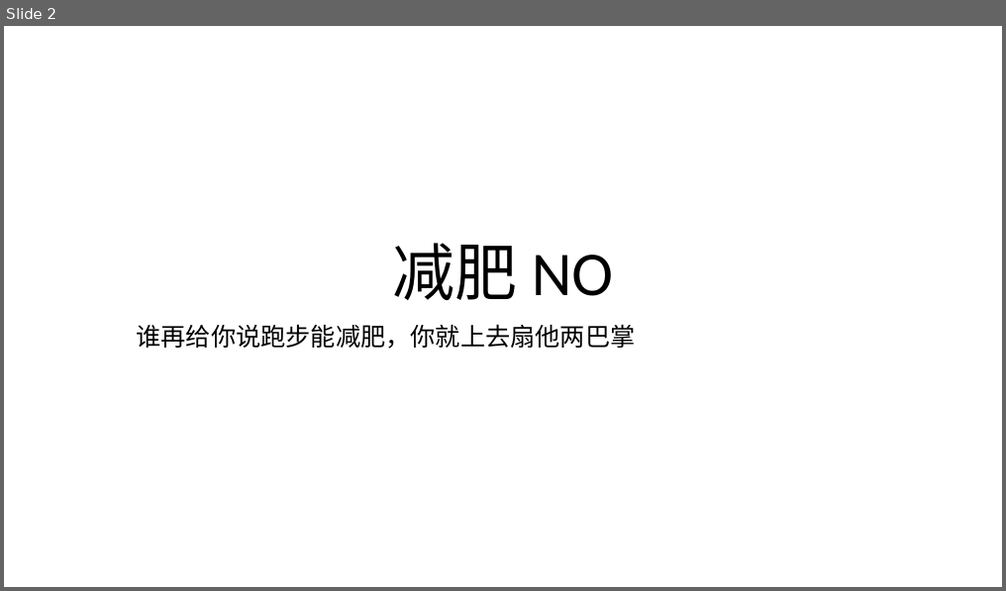
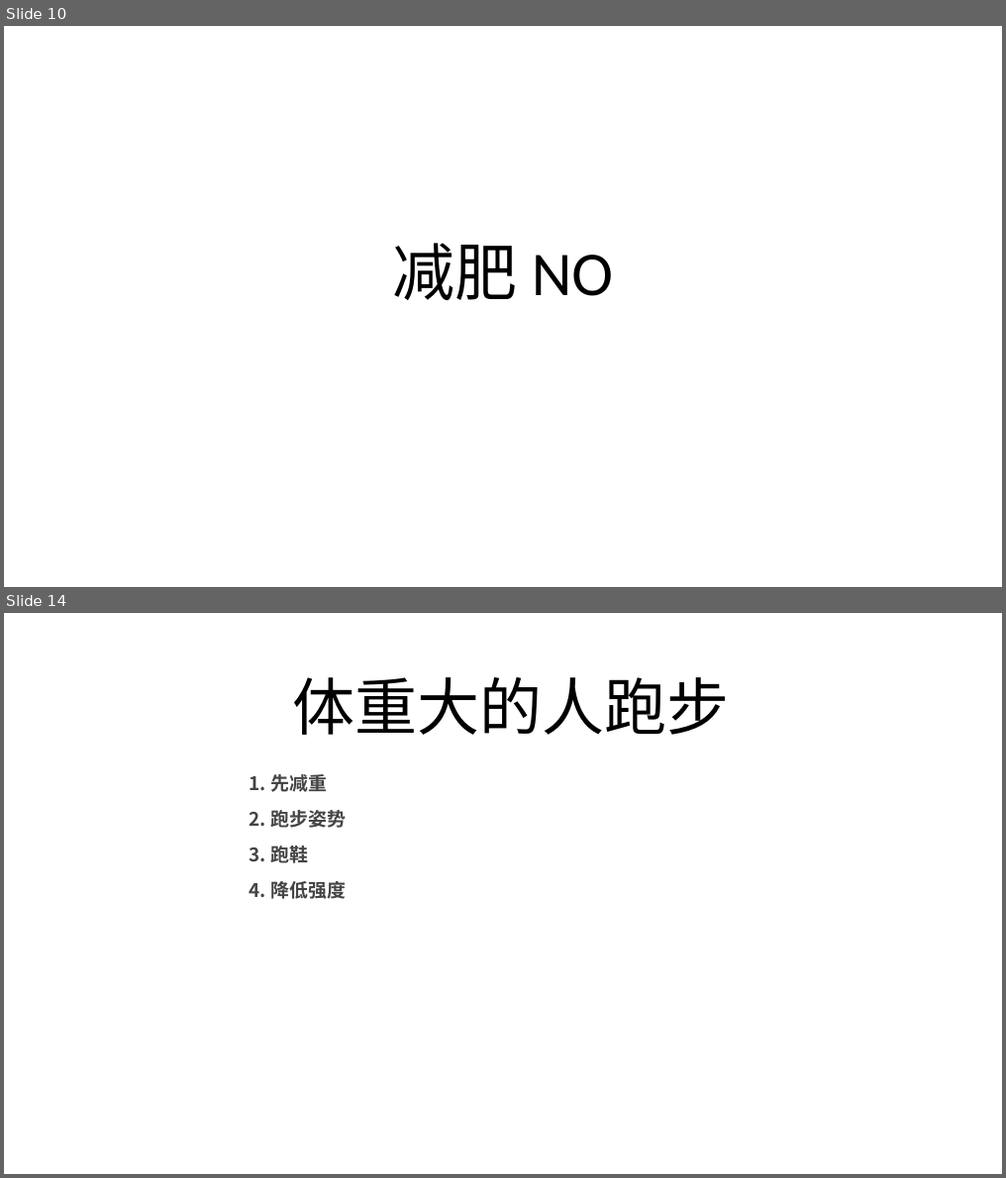
Before and after one commit to FredJiangFei/MyDocuments, a slide deck: 其他/run/run.pptx. Shown one above the other, each under a label of ours: slide 2 before the commit, slides 10 and 14 after it; the slides between them are not shown. The pictures are 1006x591 and 1006x1178 pixels, drawn with LibreOffice and Linux fonts; fonts in the diff are those of the drawing. Boxes give left, top, right and bottom in pixels: in the first picture for what was removed or moved away, otherwise in the second. Text is boxed around its words. In the diff, an @@ line names an element or a change of style, - is before the commit and + after.

```diff
--- a/其他/run/run.pptx
+++ b/其他/run/run.pptx
@@ slide 14 added at (x1=4, y1=613, x2=1002, y2=1174), background #FFFFFF @@
@@ title added at (x1=292, y1=677, x2=729, y2=735), 60 pt, text #000000 @@
+体重大的人跑步
@@ text added at (x1=250, y1=774, x2=327, y2=792), 18 pt, text #444444, bold @@
+1. 先减重
@@ text added at (x1=250, y1=810, x2=346, y2=828), 18 pt, text #444444, bold @@
+2. 跑步姿势
@@ text added at (x1=250, y1=846, x2=308, y2=863), 18 pt, text #444444, bold @@
+3. 跑鞋
@@ text added at (x1=250, y1=881, x2=346, y2=899), 18 pt, text #444444, bold @@
+4. 降低强度
@@ what was slide 2 is now slide 10 @@
@@ slide 10 changed as well @@
@@ subtitle removed at (x1=137, y1=324, x2=636, y2=349) @@
-谁再给你说跑步能减肥，你就上去扇他两巴掌
```
Also in this commit, not shown: 1 other slide changed, 12 other slides added, 5 slides removed, 2 other files.
